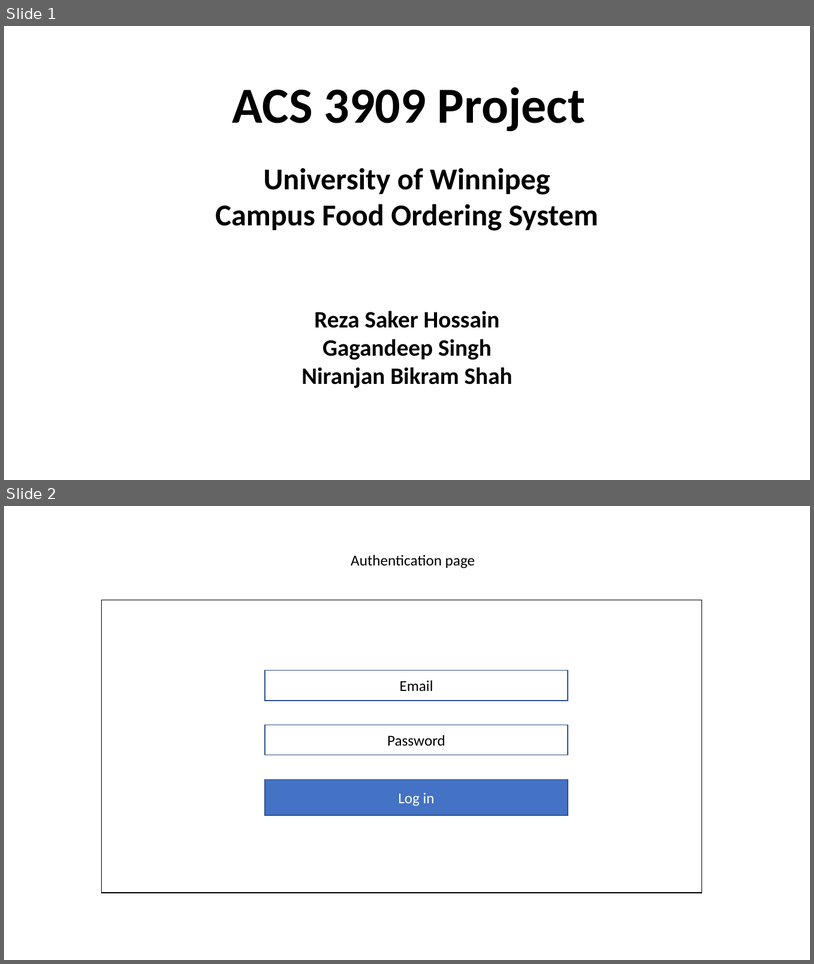
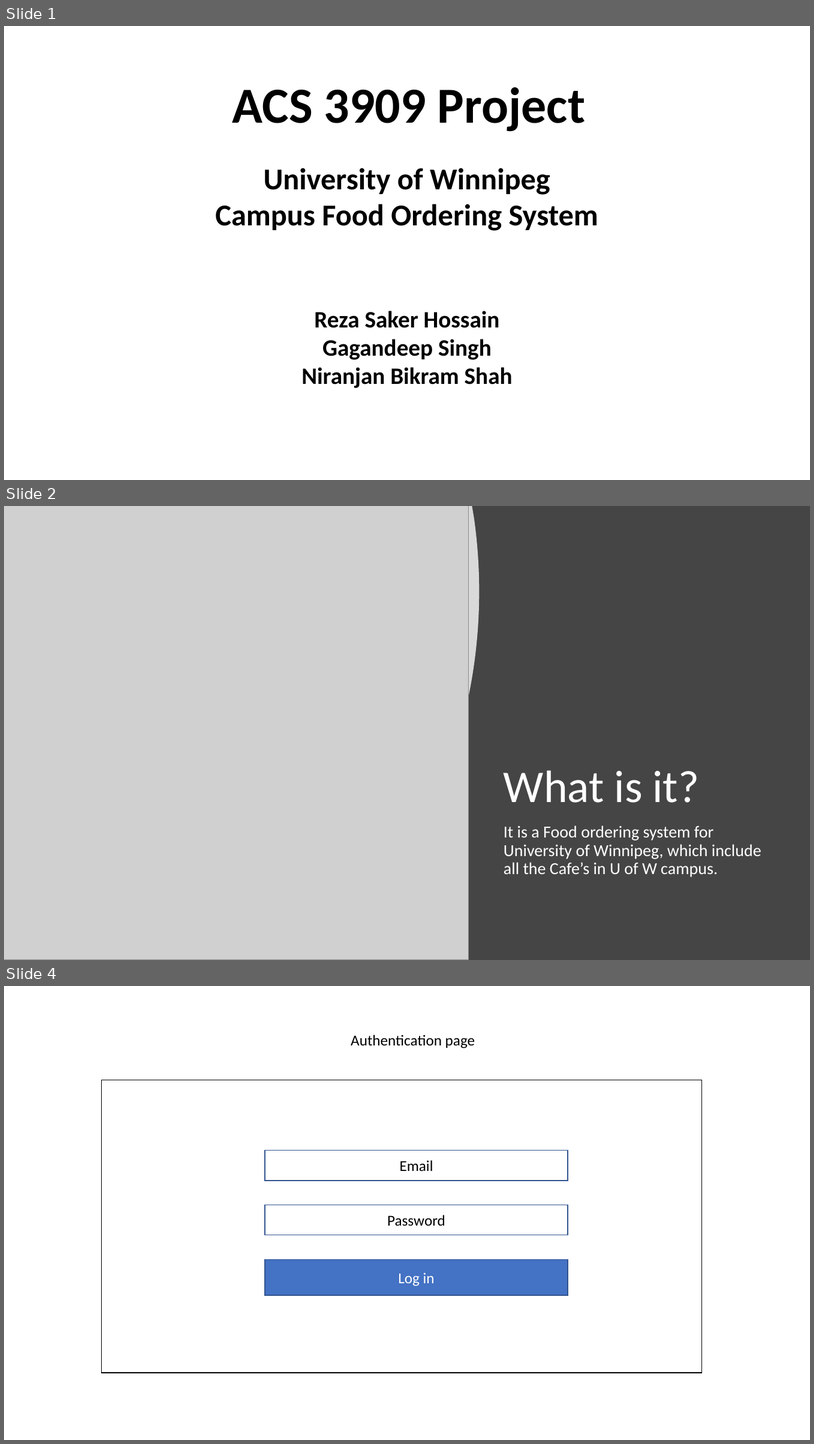
Before and after one commit to sNirajan/CFOS, a slide deck: ACS_3909_ProjectPPT.pptx. Shown one above the other, each under a label of ours: slides 1 and 2 before the commit, slides 1, 2 and 4 after it; the slides between them are not shown. The pictures are 814x964 and 814x1444 pixels, drawn with LibreOffice and Linux fonts; fonts in the diff are those of the drawing; grey boxes stand for pictures. Boxes give left, top, right and bottom in pixels: in the first picture for what was removed or moved away, otherwise in the second. Text is boxed around its words. In the diff, an @@ line names an element or a change of style, - is before the commit and + after.

```diff
--- a/ACS_3909_ProjectPPT.pptx
+++ b/ACS_3909_ProjectPPT.pptx
@@ slide 2 added at [4, 506, 810, 960], background #454545 @@
@@ freeform shape added at [4, 506, 479, 960], fill #FFFFFF at 80% opacity @@
@@ picture added at [4, 506, 469, 960] @@
@@ title added at [504, 770, 700, 802], 54 pt, text #FFFFFF @@
+What is it?
@@ text added at [504, 825, 762, 877], 20 pt, text #FFFFFF @@
+It is a Food ordering system for University of Winnipeg, which include all the Cafe’s in U of W campus.
@@ what was slide 2 is now slide 4 @@
```
Also in this commit, not shown: 2 slides changed, 1 other slide added, 1 slide removed.
